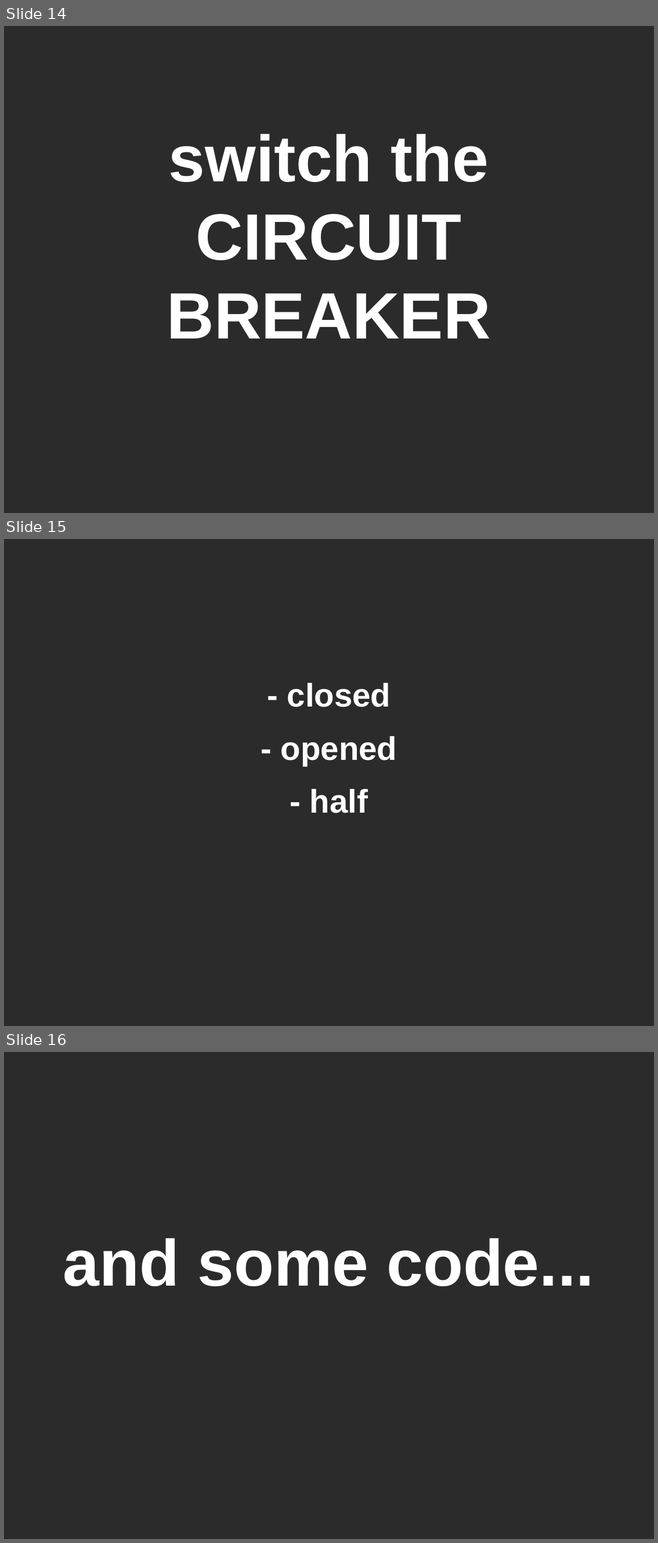
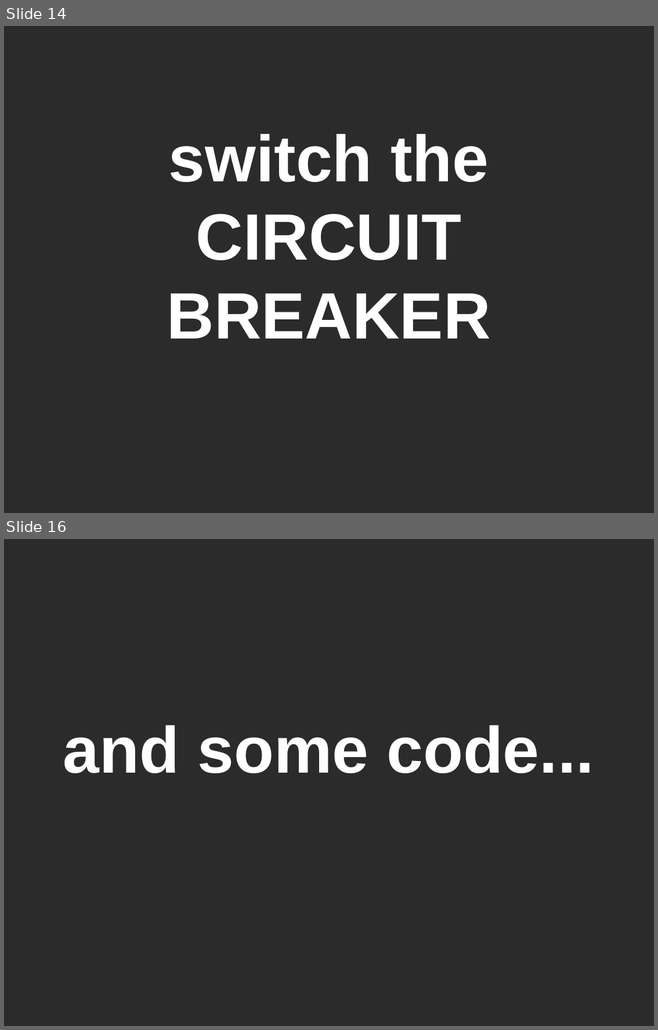
Before and after one commit to mateuszwinnicki/talks, a slide deck: ResiliencePatternsIntroduction/ResiliencePatternsIntroduction.odp. Shown one above the other, each under a label of ours: slides 14, 15 and 16 before the commit, slides 14 and 16 after it; the slides between them are not shown. The pictures are 658x1543 and 658x1030 pixels, drawn with LibreOffice and Linux fonts; fonts in the diff are those of the drawing; background and template pictures are left out; a plain dark background stands for a picture behind light text. Boxes give left, top, right and bottom in pixels: in the first picture for what was removed or moved away, otherwise in the second. Text is boxed around its words. In the diff, an @@ line names an element or a change of style, - is before the commit and + after.

```diff
--- a/ResiliencePatternsIntroduction/ResiliencePatternsIntroduction.odp
+++ b/ResiliencePatternsIntroduction/ResiliencePatternsIntroduction.odp
@@ slide 15 removed at box(4, 539, 654, 1026), background picture (left out) @@
@@ subtitle removed at box(281, 683, 397, 813) @@
-- closed
-- opened
-- half
```
Also in this commit, not shown: 1 slide changed, 1 slide added, 18 other files.
